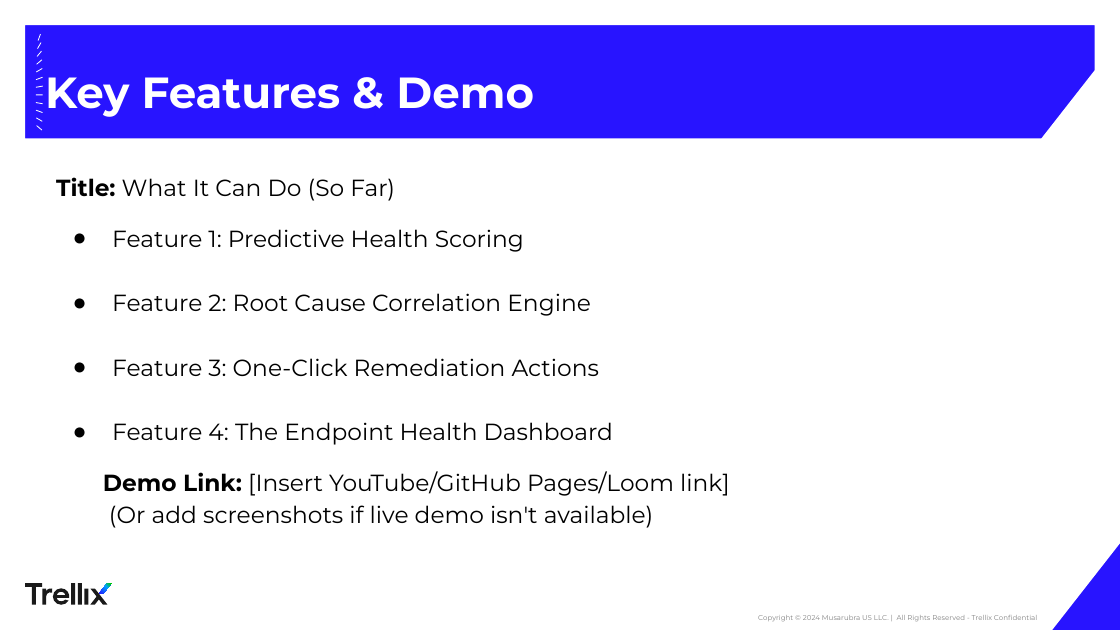
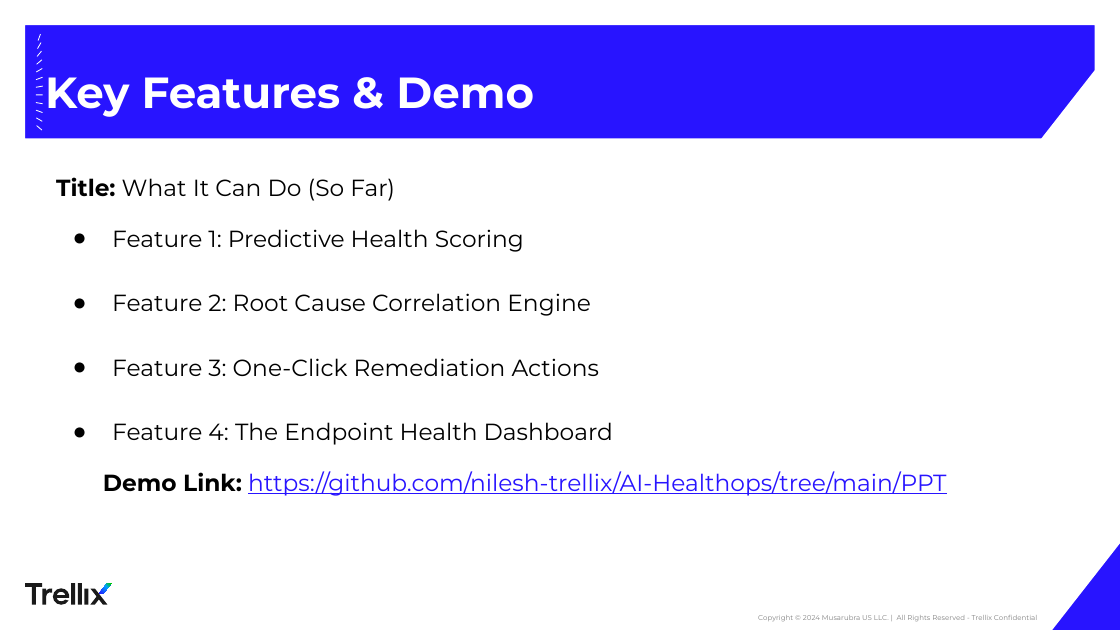
Before and after one commit to nilesh-trellix/AI-Healthops, a slide deck: slide 5 of PPT/Hack-AI-thon 2025_ POC submission.pptx. Drawn at 1120x630 pixels with LibreOffice and Linux fonts; fonts in the diff are those of the drawing. Boxes give left, top, right and bottom in pixels: in the first picture for what was removed or moved away, otherwise in the second. Text is boxed around its words. In the diff, an @@ line names an element or a change of style, - is before the commit and + after.

Commit message:
PPT for Hack-AI-thon 2025 updated

```diff
--- a/PPT/Hack-AI-thon 2025_ POC submission.pptx
+++ b/PPT/Hack-AI-thon 2025_ POC submission.pptx
@@ text at (x1=103, y1=471, x2=946, y2=496): text changed; text colour #000000 to #2814FF @@
-Demo Link: [Insert YouTube/GitHub Pages/Loom link]
-(Or add screenshots if live demo isn't available)
+Demo Link: https://github.com/nilesh-trellix/AI-Healthops/tree/main/PPT
```
